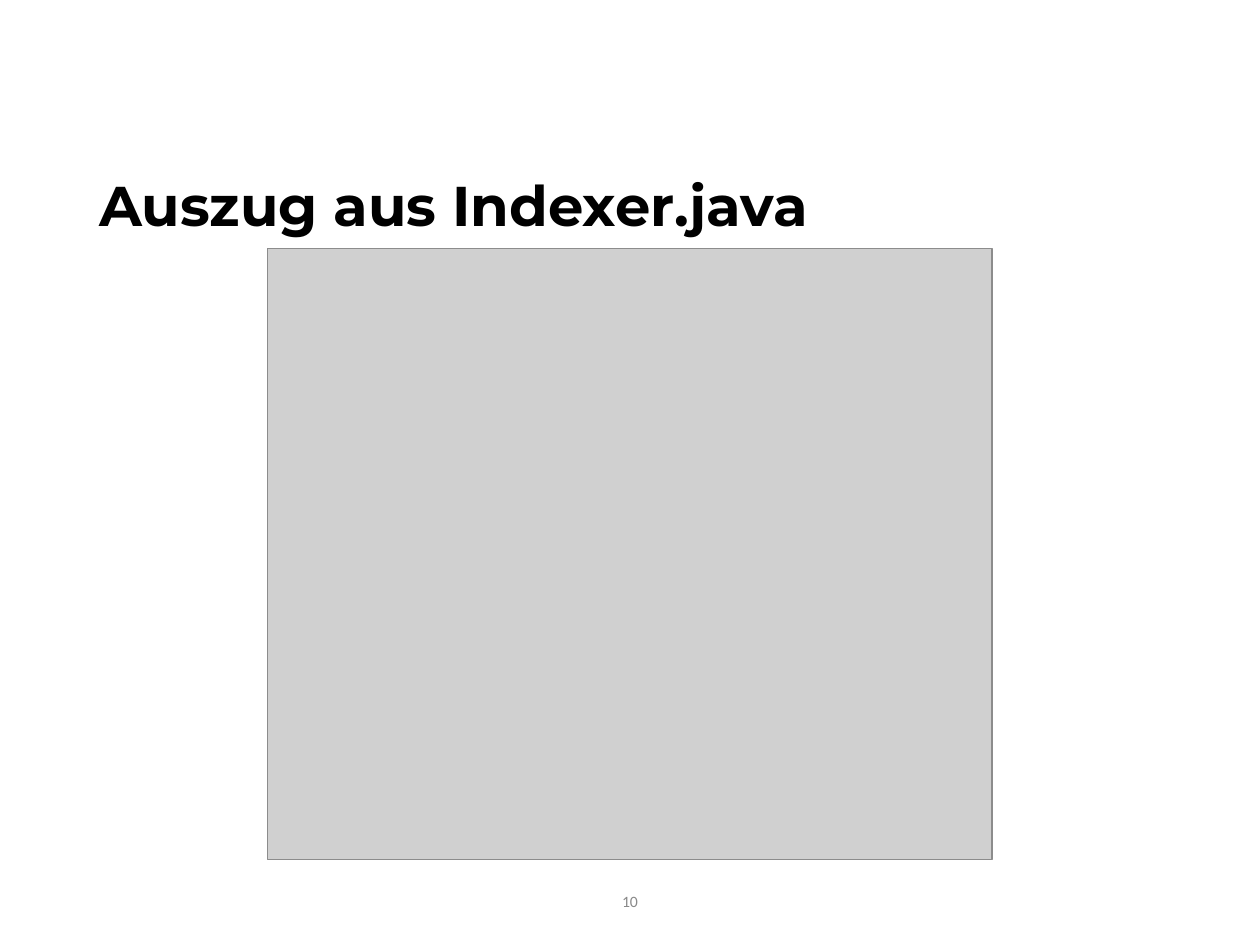
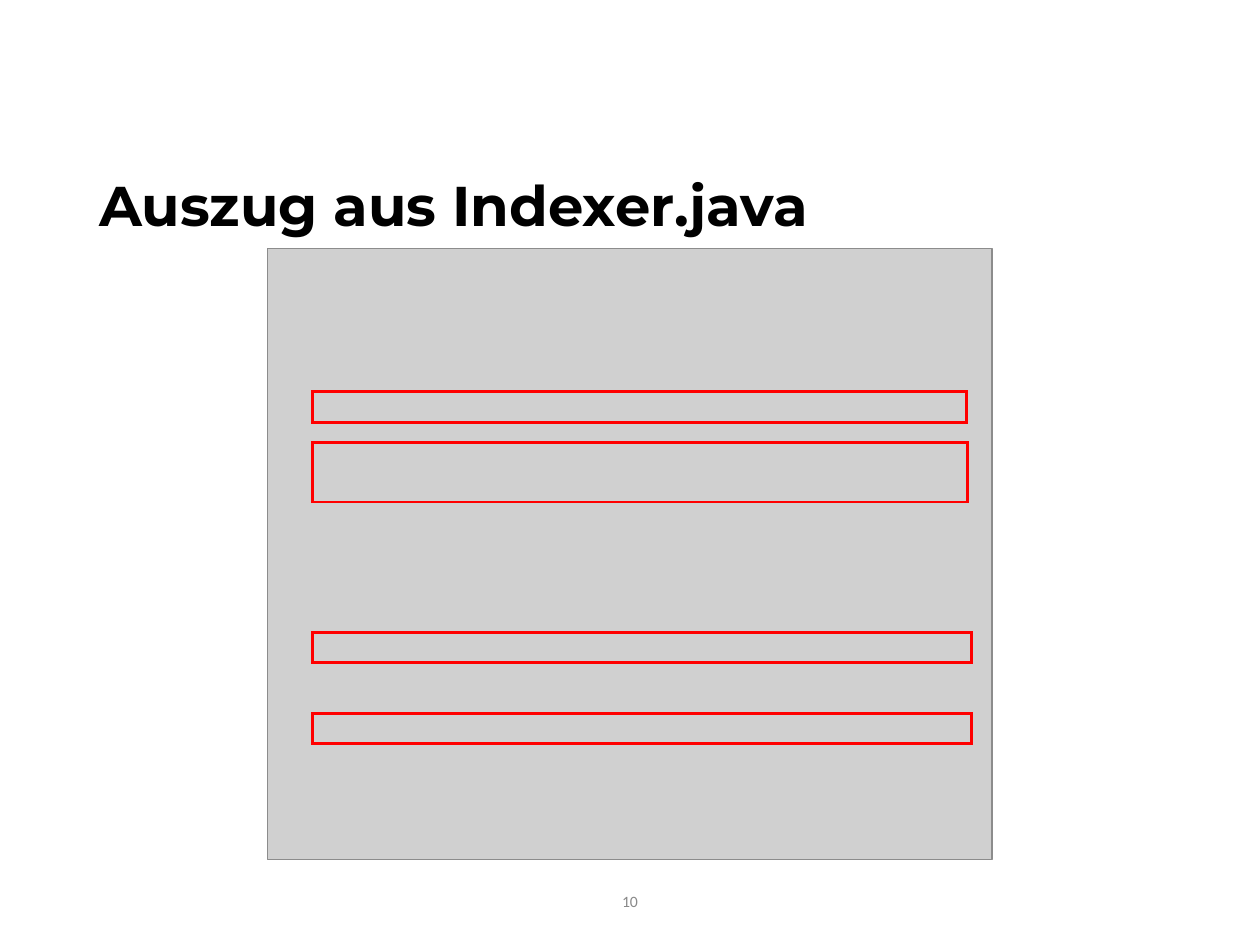
Before and after one commit to schoenm1/lucene, a slide deck: slide 10 of Präsentation Information Retrieval - V0.3.pptx. Drawn at 1260x945 pixels with LibreOffice and Linux fonts; fonts in the diff are those of the drawing; grey boxes stand for pictures; background and template pictures are left out. Boxes give left, top, right and bottom in pixels: in the first picture for what was removed or moved away, otherwise in the second. Text is boxed around its words. In the diff, an @@ line names an element or a change of style, - is before the commit and + after.

```diff
--- a/Präsentation Information Retrieval - V0.3.pptx
+++ b/Präsentation Information Retrieval - V0.3.pptx
@@ rectangle added at box(312, 392, 966, 423), outline #FF0000 1.5 pt @@
@@ rectangle added at box(312, 442, 968, 501), outline #FF0000 1.5 pt @@
@@ rectangle added at box(312, 633, 971, 663), outline #FF0000 1.5 pt @@
@@ rectangle added at box(312, 713, 971, 743), outline #FF0000 1.5 pt @@
```
Also in this commit, not shown: 1 other slide changed, 7 other files.
